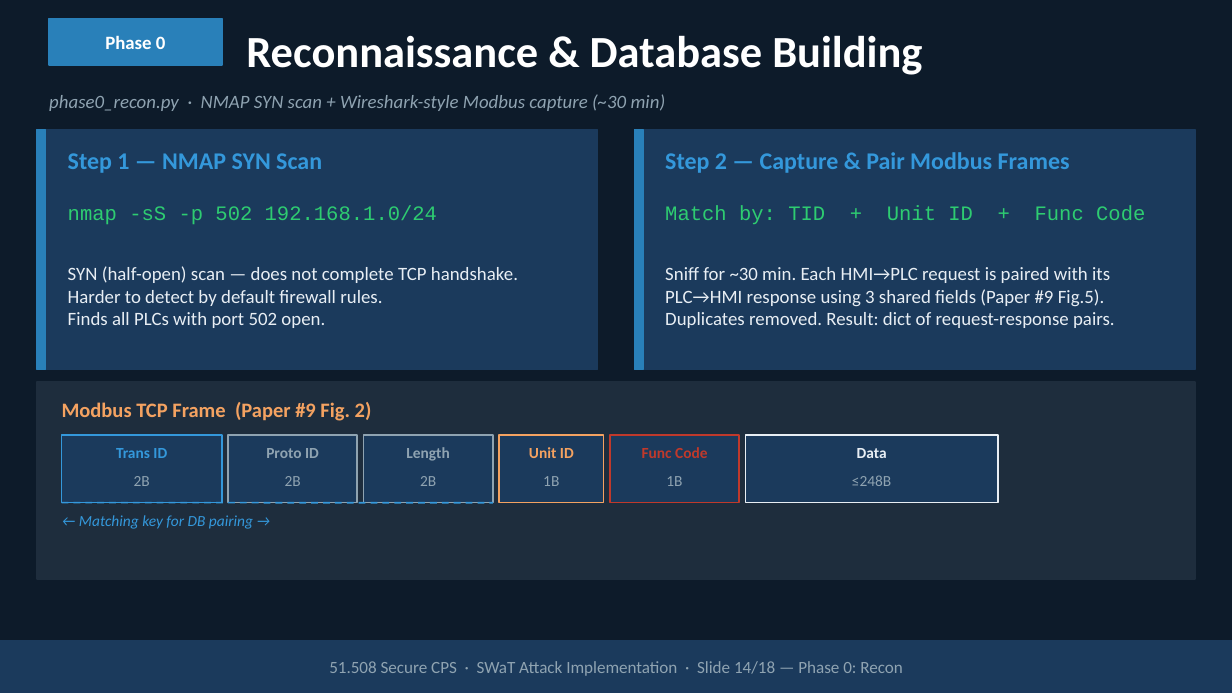
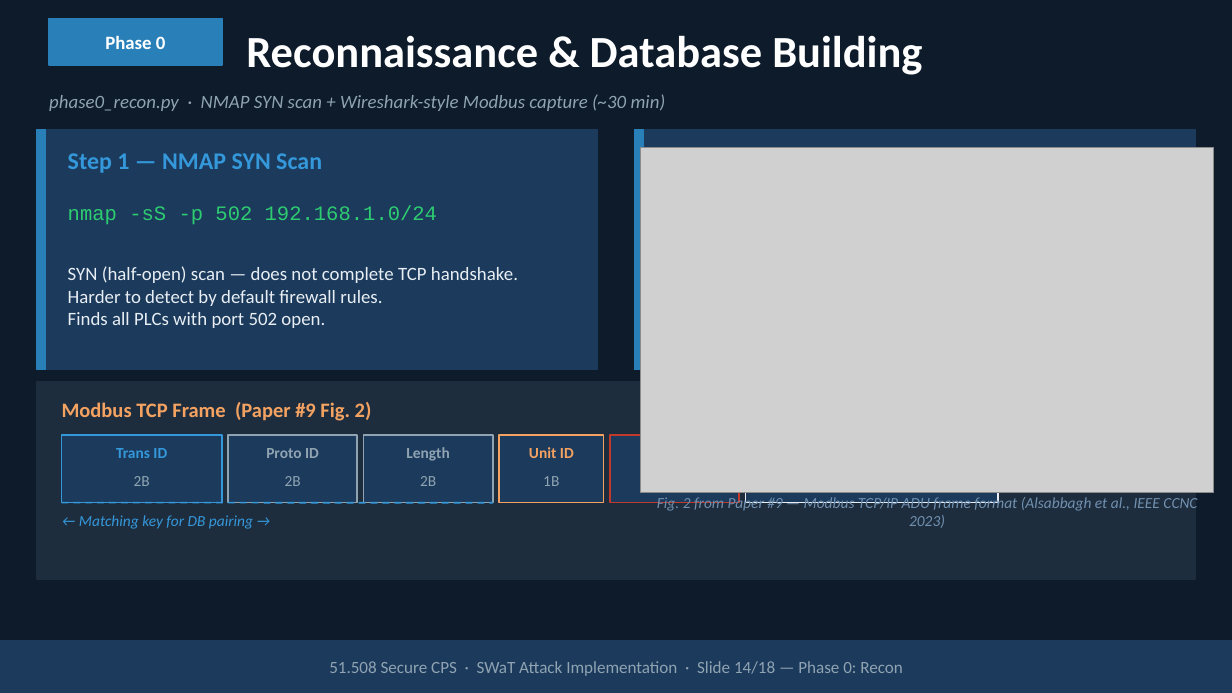
Before and after one commit to kinwee/swat-cps-project, a slide deck: slide 14 of slides/swat_with_images.pptx. Drawn at 1232x693 pixels with LibreOffice and Linux fonts; fonts in the diff are those of the drawing; grey boxes stand for pictures. Boxes give left, top, right and bottom in pixels: in the first picture for what was removed or moved away, otherwise in the second. Text is boxed around its words. In the diff, an @@ line names an element or a change of style, - is before the commit and + after.

Commit message:
embed real SWaT testbed photos + Paper #9 diagram into deck (7 slides updated)

```diff
--- a/slides/swat_with_images.pptx
+++ b/slides/swat_with_images.pptx
@@ picture added at (641, 148, 1214, 493) @@
@@ text removed at (665, 206, 1145, 224) @@
-Match by: TID + Unit ID + Func Code
@@ text removed at (665, 267, 1115, 328) @@
-Sniff for ~30 min. Each HMI→PLC request is paired with its PLC→HMI response using 3 shared fields (Paper #9 Fig.5). Duplicates removed. Result: dict of request-response pairs.
@@ text removed at (642, 447, 707, 458) @@
-Func Code
@@ text removed at (857, 448, 887, 458) @@
-Data
@@ text removed at (666, 476, 682, 486) @@
-1B
@@ text removed at (852, 475, 891, 486) @@
-≤248B
@@ text added at (657, 494, 1197, 528), 9 pt, text #7090B0, italic @@
+Fig. 2 from Paper #9 — Modbus TCP/IP ADU frame format (Alsabbagh et al., IEEE CCNC 2023)
```
Also in this commit, not shown: 6 other slides changed.
